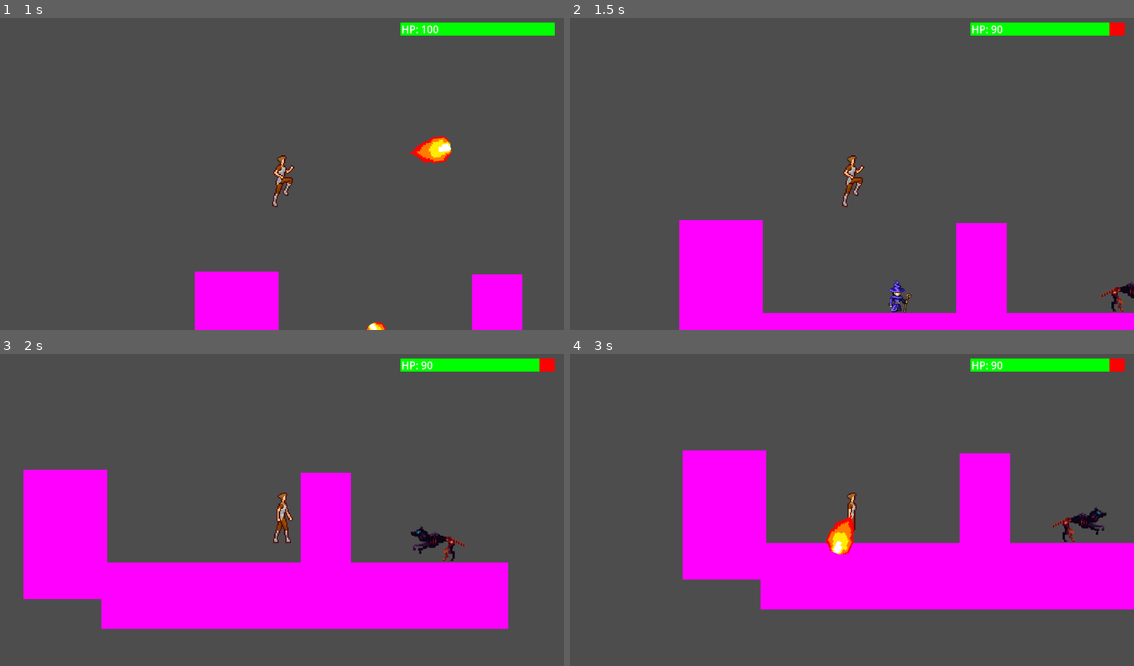
Above: before the commit, frames 1-4 (two rows, left to right).
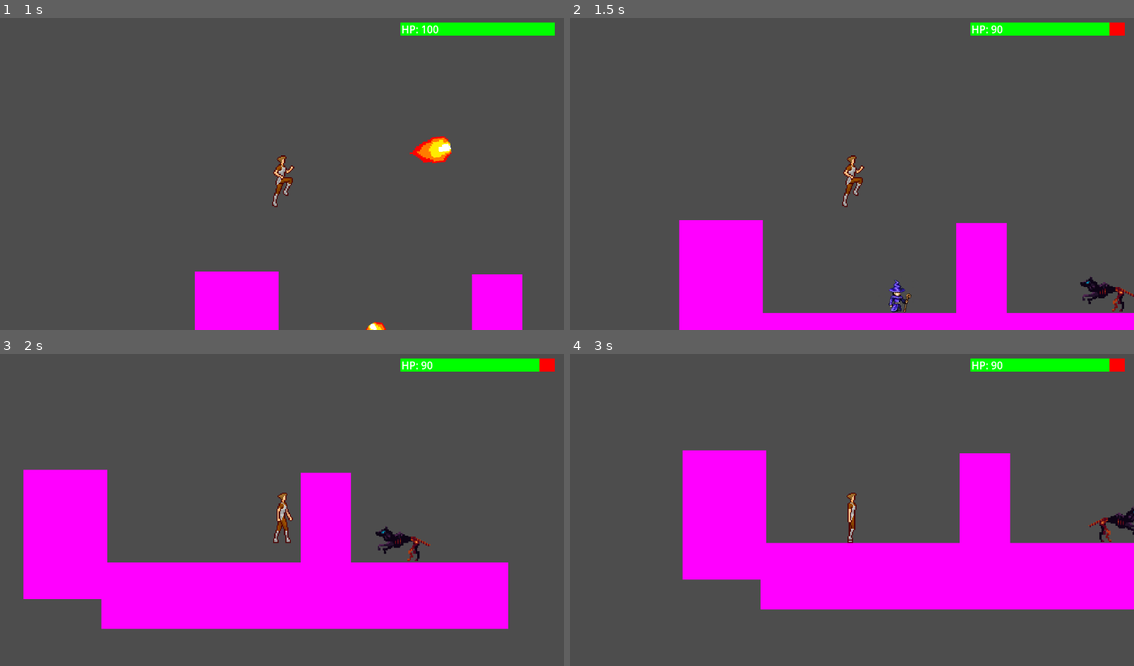
Above: after the commit, the same moments.

Repository: Max-Harold/GameJam25UD
Game: Godot game, scene res://scenes/test.tscn
Same seed, same stepped clock (60 frames per second), same inputs: the game is played once before the commit and once after it.
Inputs (mouse positions are in pixels of both pictures, inside the frame that each line leads up to):
- Up to frame 1 (1 s): tap Enter (ui_accept) at 0.5, 0.77 s; move the mouse to (406, 155) at 0.52 s; hold D (move_right) from 0.53 s (still down); click (406, 155) at 0.67 s
- Up to frame 2 (1.5 s): keep holding D (move_right); move the mouse to (739, 186) at 1.27 s
- Up to frame 3 (2 s): keep holding D (move_right); tap Enter (ui_accept) at 1.52 s
- Up to frame 4 (3 s): move the mouse to (908, 438) at 2.02 s; release D (move_right) at 2.03 s; hold A (move_left) 2.03-2.78 s; move the mouse to (823, 572) at 2.77 s; hold D (move_right) from 2.78 s (still down); click (823, 572) at 2.92 s

Frame 1 is identical in both runs. In frame 2, 0.5% of the frame differs, in the area x 90-100%, y 82-95%; in frame 3, 0.7%; in frame 4, 1.1%, in the area x 45-100%, y 48-65%.

Commit message:
made fire lethal

Diff:
--- a/enemies/color_hound/color_hound.gd
+++ b/enemies/color_hound/color_hound.gd
@@ -11,6 +11,8 @@
 @onready var right_down_raycast: RayCast2D = $RightDownRaycast
 @onready var right_raycast: RayCast2D = $RightRaycast
 @onready var left_raycast: RayCast2D = $LeftRaycast
+
+var health=30
 
 func _ready() -> void:
 	material.set_shader_parameter('lvl',Globals.lvl)
@@ -45,3 +47,8 @@
 
 
 	move_and_slide()
+
+func update_health(change:int)->void:
+	health+=change
+	if health<=0:
+		queue_free()
--- a/enemies/foirwizard/foirwizard.gd
+++ b/enemies/foirwizard/foirwizard.gd
@@ -2,6 +2,7 @@
 var foirball:PackedScene
 var sum=0.0
 var player
+var health=50
 
 @onready var animated_sprite: AnimatedSprite2D = $AnimatedSprite2D
 
@@ -61,3 +62,8 @@
 			player = get_tree().get_first_node_in_group('player')
 			inst.set_init_data(player.position - position,false)
 			add_child(inst)
+
+func update_health(change)->void:
+	health+=change
+	if health<=0:
+		queue_free()
--- a/foirball/foirball.gd
+++ b/foirball/foirball.gd
@@ -22,7 +22,12 @@
 	pos += fireball_speed * delta * direction
 	set_global_position(pos)
 func _on_area_2d_body_entered(body: Node2D) -> void:
-	if not plyrspwnd:
+	if plyrspwnd:
+		if body.is_in_group('enemy'):
+			body.update_health(Globals.damage_done['foirball'])
+		if not body.is_in_group('player'):
+			queue_free()
+	else:
 		if body.is_in_group('player'):
 			body.update_health(Globals.damage_done['foirball'])
 		if body.name != "foirwizard":
--- a/scenes/test.tscn
+++ b/scenes/test.tscn
@@ -11,7 +11,7 @@
 script = ExtResource("1_bebdf")
 
 [node name="ColorHound" parent="." instance=ExtResource("2_akfne")]
-position = Vector2(1088, 318)
+position = Vector2(1016, 368)
 
 [node name="Wall1" parent="." instance=ExtResource("1_mb6cc")]
 position = Vector2(311, 292)
@@ -30,7 +30,7 @@
 scale = Vector2(2.245, 2.245)
 healthbar = NodePath("../CanvasLayer/PlayerHealth")
 
-[node name="foirwizard" parent="." instance=ExtResource("5_4n3ym")]
+[node name="foirwizard" parent="." groups=["enemy"] instance=ExtResource("5_4n3ym")]
 position = Vector2(581, 349)
 
 [node name="CanvasLayer" type="CanvasLayer" parent="."]
Not shown: 1 places in foirball/foirball.tscn that only renumber resources
Not shown: 1 places in player/player.tscn that only renumber resources
Not shown: 1 places in scenes/test.tscn that only renumber resources
